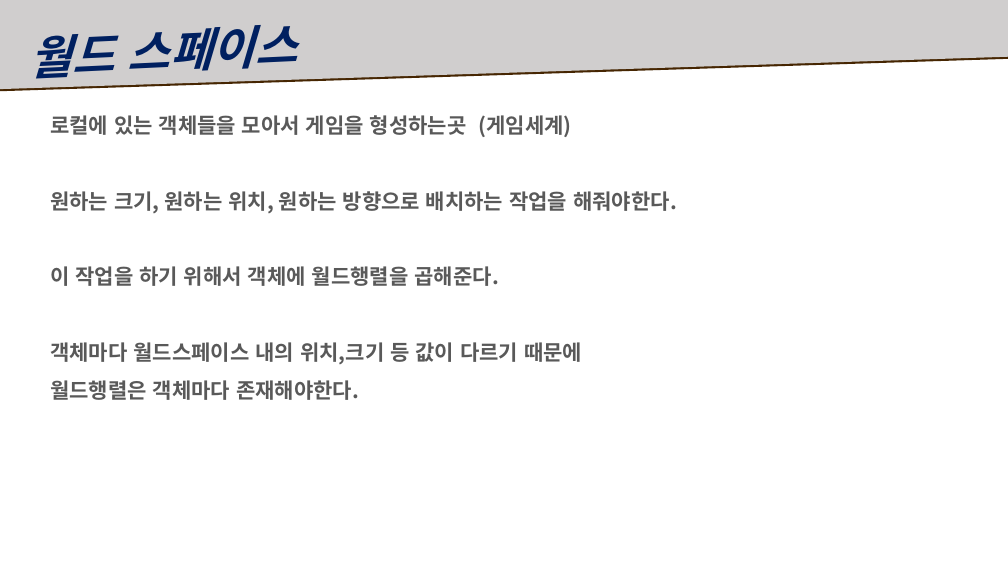
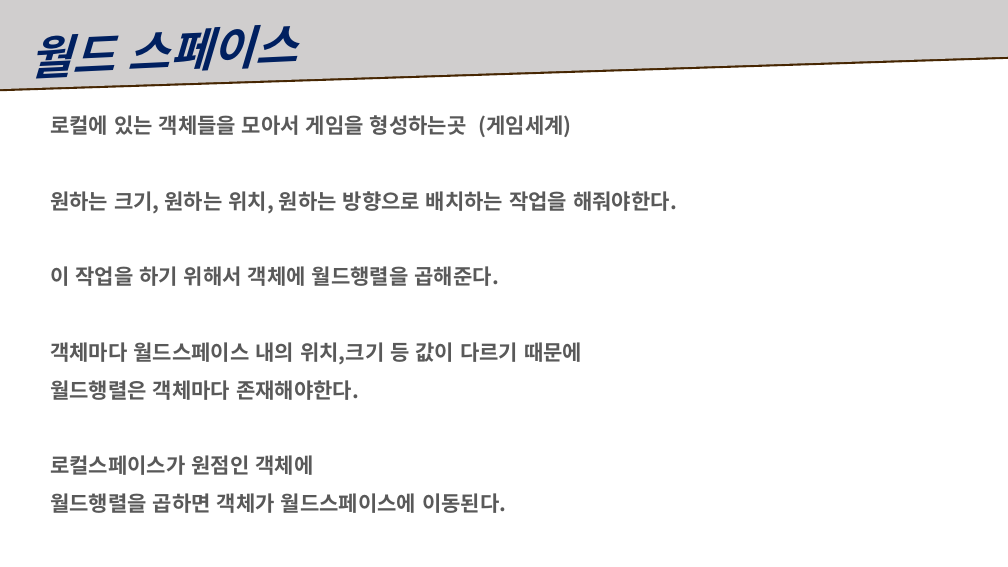
Before and after one commit to Ahnhyunsoo/Study, a slide deck: slide 6 of 5Month/복습자료/수업 복습.pptx. Drawn at 1008x567 pixels with LibreOffice and Linux fonts; fonts in the diff are those of the drawing. Boxes give left, top, right and bottom in pixels: in the first picture for what was removed or moved away, otherwise in the second. Text is boxed around its words. In the diff, an @@ line names an element or a change of style, - is before the commit and + after.

```diff
--- a/5Month/복습자료/수업 복습.pptx
+++ b/5Month/복습자료/수업 복습.pptx
@@ text at box(50, 455, 506, 513): paragraphs added @@
+로컬스페이스가 원점인 객체에
+월드행렬을 곱하면 객체가 월드스페이스에 이동된다.
```
Also in this commit, not shown: 3 other slides changed, 18 slides added, 1 slide removed, 3 other files.
